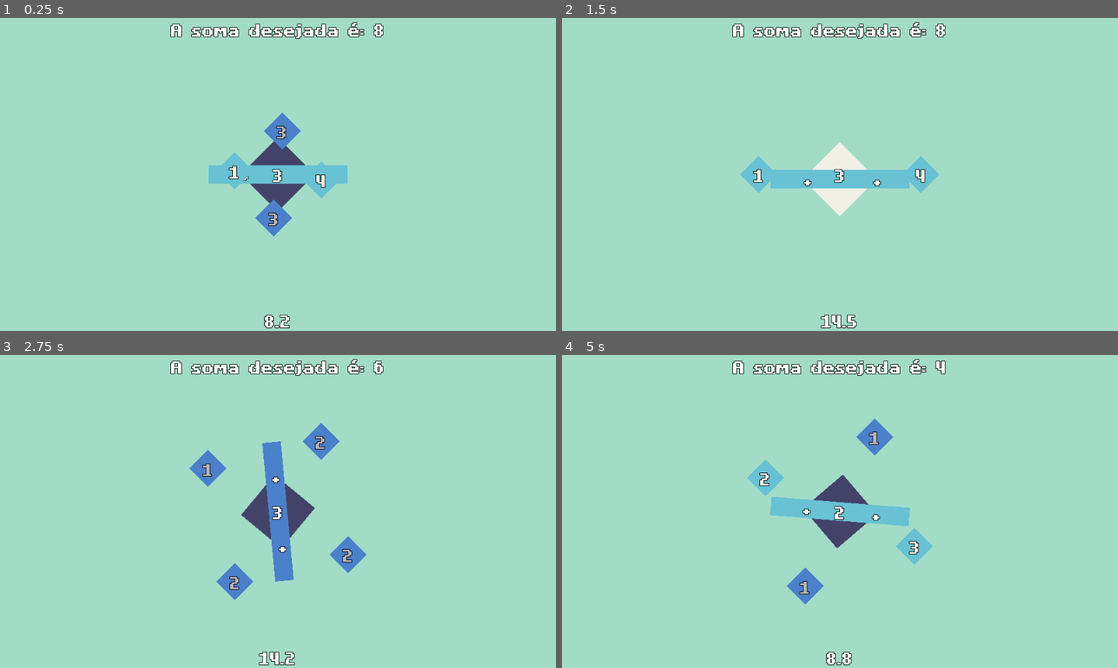
Above: before the commit, frames 1-4 (two rows, left to right).
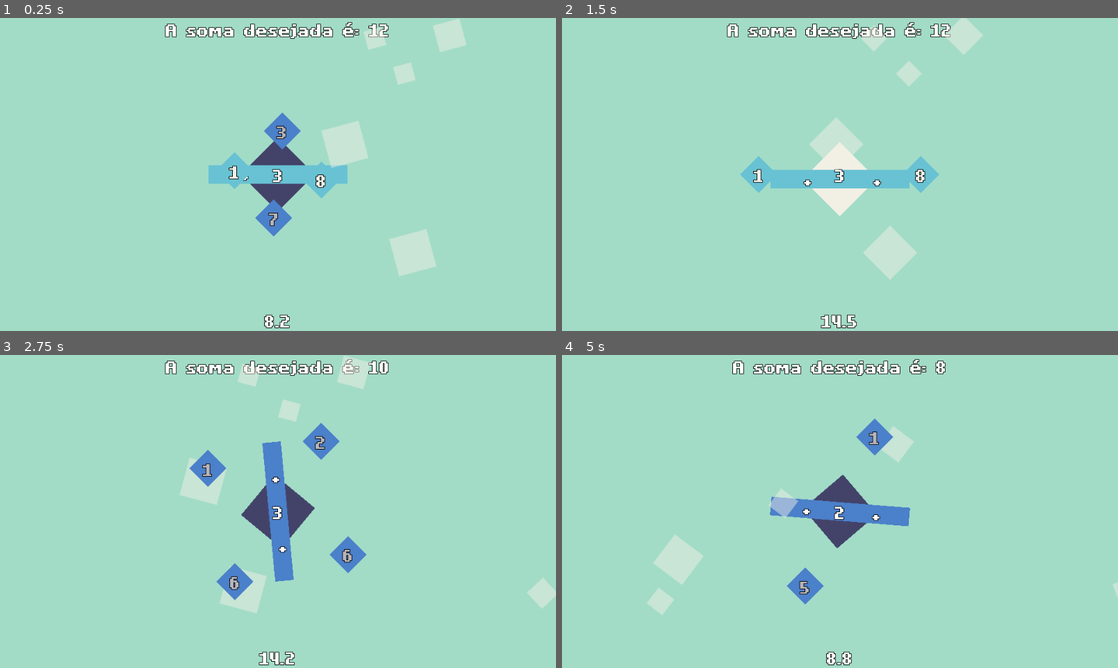
Above: after the commit, the same moments.

Repository: luisfpatrocinio/SquareSum
Game: Godot game, scene res://Level.tscn
Two runs of this game, one before a commit and one after it. Both use one fixed random seed, a clock stepped at 60 frames per second and the inputs below.
Inputs:
- Up to frame 1 (0.25 s): no input
- Up to frame 2 (1.5 s): tap Enter (ui_accept) at 0.5, 0.77 s; hold Right (ui_right) 0.53-1.28 s; hold Down (ui_down) from 1.28 s (still down)
- Up to frame 3 (2.75 s): tap Enter (ui_accept) at 1.52 s; release Down (ui_down) at 2.03 s; hold Right (ui_right) from 2.03 s (still down)
- Up to frame 4 (5 s): release Right (ui_right) at 2.78 s; hold Up (ui_up) 2.78-3.53 s; tap Enter (ui_accept) at 3.02, 3.77, 4.52 s; hold Left (ui_left) from 3.53 s (still down)

The runs differ from the first frame. In frame 1, 3.6% of the frame differs, in the area x 29-84%, y 0-83%; in frame 2, 3.3%; in frame 3, 3.1%; in frame 4, 3.6%, in the area x 15-100%, y 1-84%.

Commit message:
Background effects, implementation of sounds.

Diff:
--- a/Level.tscn
+++ b/Level.tscn
@@ -19,8 +19,6 @@
 [node name="ColorRect" type="ColorRect" parent="Controller"]
 anchor_right = 1.0
 anchor_bottom = 1.0
-margin_right = 960.0
-margin_bottom = 540.0
 color = Color( 0.635294, 0.862745, 0.780392, 1 )
 
 [node name="Area2D" type="Area2D" parent="Controller"]
@@ -109,5 +107,12 @@
 align = 1
 valign = 1
 
+[node name="Audio" type="AudioStreamPlayer" parent="Controller"]
+
+[node name="CreatePolygonTimer" type="Timer" parent="Controller"]
+wait_time = 2.0
+autostart = true
+
 [connection signal="timeout" from="Controller/Timer" to="Controller" method="_on_Timer_timeout"]
 [connection signal="timeout" from="Controller/TimerToStart" to="Controller" method="_on_TimerToStart_timeout"]
+[connection signal="timeout" from="Controller/CreatePolygonTimer" to="Controller" method="_on_CreatePolygonTimer_timeout"]
--- a/Number.gd
+++ b/Number.gd
@@ -10,6 +10,7 @@
 onready var controller = get_parent()
 onready var succeeded = false;
 onready var destroyParticles = preload("res://ExplosionParticles.tscn");
+var getSound = preload("res://assets/menuSelectionClick.wav")
 
 var shakeFactor = 3;
 
@@ -64,10 +65,16 @@
 
 
 func _on_Area2D2_tree_exiting() -> void:
-	print("Explodindo.")
 	var _part = destroyParticles.instance();
 	_part.position = global_position;
 	_part.rotation = randi() % 360;
 	_part.emitting = true;
 	get_parent().add_child(_part);
 	pass # Replace with function body.
+
+
+func _on_Area2D2_area_entered(area: Area2D) -> void:
+	if !controller.success:
+		controller.audio.stream = getSound;
+		controller.audio.pitch_scale = rand_range(0.80, 1.20)
+		controller.audio.play()
--- a/Number.tscn
+++ b/Number.tscn
@@ -32,4 +32,5 @@
 valign = 1
 autowrap = true
 
+[connection signal="area_entered" from="." to="." method="_on_Area2D2_area_entered"]
 [connection signal="tree_exiting" from="." to="." method="_on_Area2D2_tree_exiting"]
--- /dev/null
+++ b/Polygon.gd
@@ -0,0 +1,24 @@
+extends Polygon2D
+
+onready var vel = rand_range(1.0, 2.0)
+
+# Declare member variables here. Examples:
+# var a: int = 2
+# var b: String = "text"
+
+
+# Called when the node enters the scene tree for the first time.
+func _ready() -> void:
+	var _sc = rand_range(0.50, 2.0)
+	scale = Vector2(_sc, _sc)
+	pass # Replace with function body.
+
+func _process(delta: float) -> void:
+	global_position.x -= vel
+	rotation_degrees += 2
+	if (global_position.x < -32):
+		queue_free()
+
+# Called every frame. 'delta' is the elapsed time since the previous frame.
+#func _process(delta: float) -> void:
+#	pass
--- /dev/null
+++ b/Polygon.tscn
@@ -0,0 +1,8 @@
+[gd_scene load_steps=2 format=2]
+
+[ext_resource path="res://Polygon.gd" type="Script" id=1]
+
+[node name="Polygon" type="Polygon2D"]
+color = Color( 0.94902, 0.941176, 0.898039, 0.470588 )
+polygon = PoolVector2Array( 0, -32, 32, 0, 0, 32, -32, 0 )
+script = ExtResource( 1 )
--- a/Roulette.gd
+++ b/Roulette.gd
@@ -12,6 +12,13 @@
 onready var operator1 = get_node("Operator1")
 onready var operator2 = get_node("Operator2")
 onready var insideDiamond = line.get_node("Polygon2D_Fundo")
+onready var completedSound = preload("res://assets/pickedCoinEcho.wav")
+onready var wrongSound = preload("res://assets/errorItem.wav")
+onready var createPolygonTimer = get_node("createPolygonTimer");
+onready var polygonDeco = preload("res://Polygon.tscn");
+
+onready var audio = get_node("Audio")
+
 var barAngSpd = 12
 var numbersArray = []
 var desired_number = 0
@@ -26,7 +33,15 @@
 	# Ajustar posição da janela
 	OS.window_position = Vector2(32, 32)
 	randomize()
-	print("Spawna")
+
+	for _i in range(5):
+		var _pol = polygonDeco.instance();
+		_pol.global_position = Vector2(
+			randi() % 960,
+			randi() % 480
+		)
+		add_child(_pol)
+
 	new_level()
 
 
@@ -72,16 +87,29 @@
 			timer.paused = true
 			startTimer.start()
 			success = true
+			audio.stream = completedSound;
+			audio.pitch_scale = min(0.80 + 0.05 * actualLevel, 2);
+			audio.play()
 
 			# Deletar numeros errados
 			for nmb in numbersArray:
-				if !(nmb in line.colliders):
-					nmb.queue_free()
-				else:
-					nmb.succeeded = true
+				var wr = weakref(nmb)
+				if wr.get_ref():
+					if !(nmb in line.colliders):
+						nmb.queue_free()
+					else:
+						nmb.succeeded = true
 		else:
-			# Resultado Errado
-			print("ErRRRRRrrou!")
+			if len(line.colliders) > 0:
+				# Resultado Errado
+				print("ErRRRRRrrou!")
+				audio.stream = wrongSound;
+				audio.pitch_scale = rand_range(0.95, 1.05);
+				audio.play()
+				for nmb in numbersArray:
+					if nmb in line.colliders:
+						nmb.queue_free()
+
 
 	# Exibir Instrução
 	instructionLabel.text = "A soma desejada é: " + str(desired_number)
@@ -179,7 +207,7 @@
 	var totalNumbers = 4 + floor(actualLevel / 3) * 2
 	print("Com " + str(totalNumbers) + " bolotas.")
 	for _i in range(totalNumbers):
-		spawn_number(1 + randi() % 4)
+		spawn_number(1 + randi() % 8)
 	actualLevel += 1
 	barNumber = generate_bar_number()
 	desired_number = generate_desired_number()
@@ -207,3 +235,13 @@
 	print("Fim de jogo")
 	get_tree().reload_current_scene()
 	pass # Replace with function body.
+
+
+func _on_CreatePolygonTimer_timeout() -> void:
+	var _pol = polygonDeco.instance();
+	_pol.global_position = Vector2(
+		960 + 32,
+		randi() % 480
+	)
+	add_child(_pol)
+	pass # Replace with function body.
Not shown, added: assets/errorItem.wav.import
Not shown, added: assets/menuSelectionClick.wav.import
Not shown, added: assets/phaserUp5.mp3.import
Not shown, added: assets/pickedCoinEcho.wav.import
Not shown, added: assets/errorItem.flac
Not shown, added: assets/errorItem.wav
Not shown, added: assets/menuSelectionClick.wav
Not shown, added: assets/phaserUp5.mp3
Not shown, added: assets/pickedCoinEcho.wav
Not shown, added: errorItem.flac
